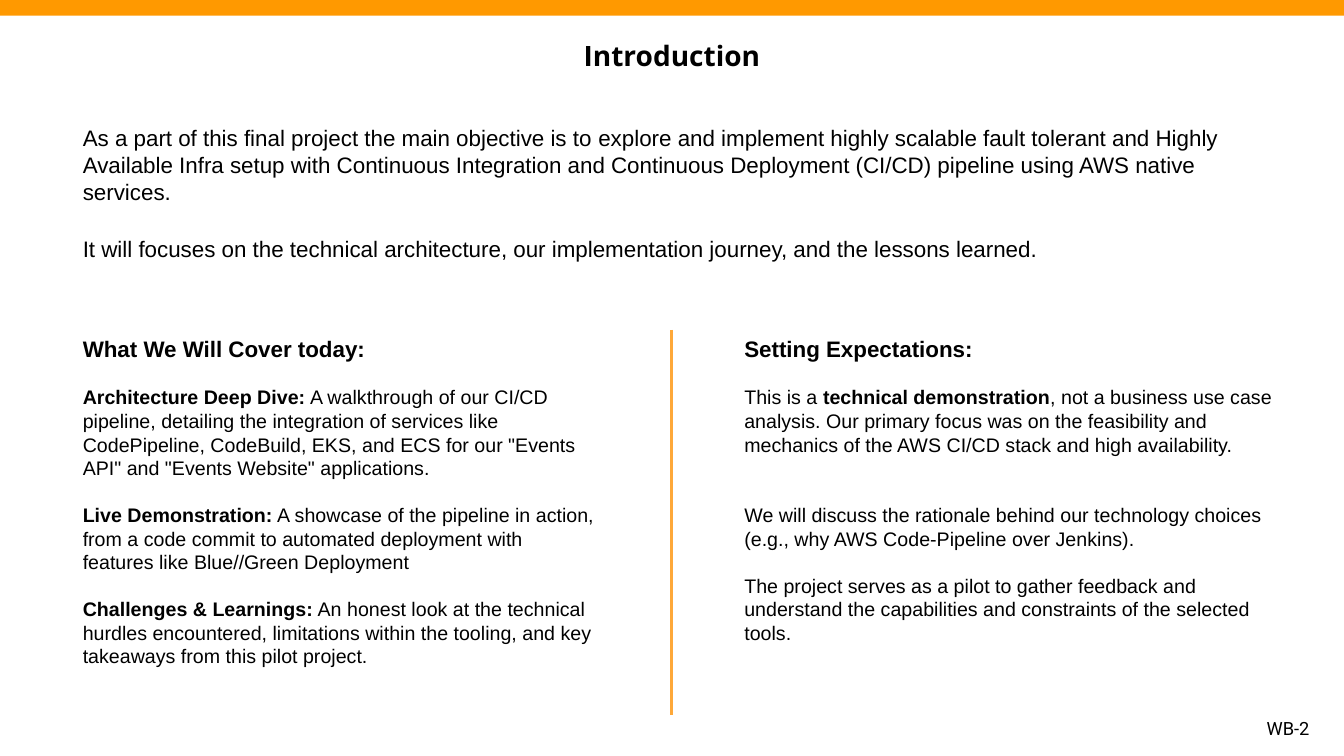
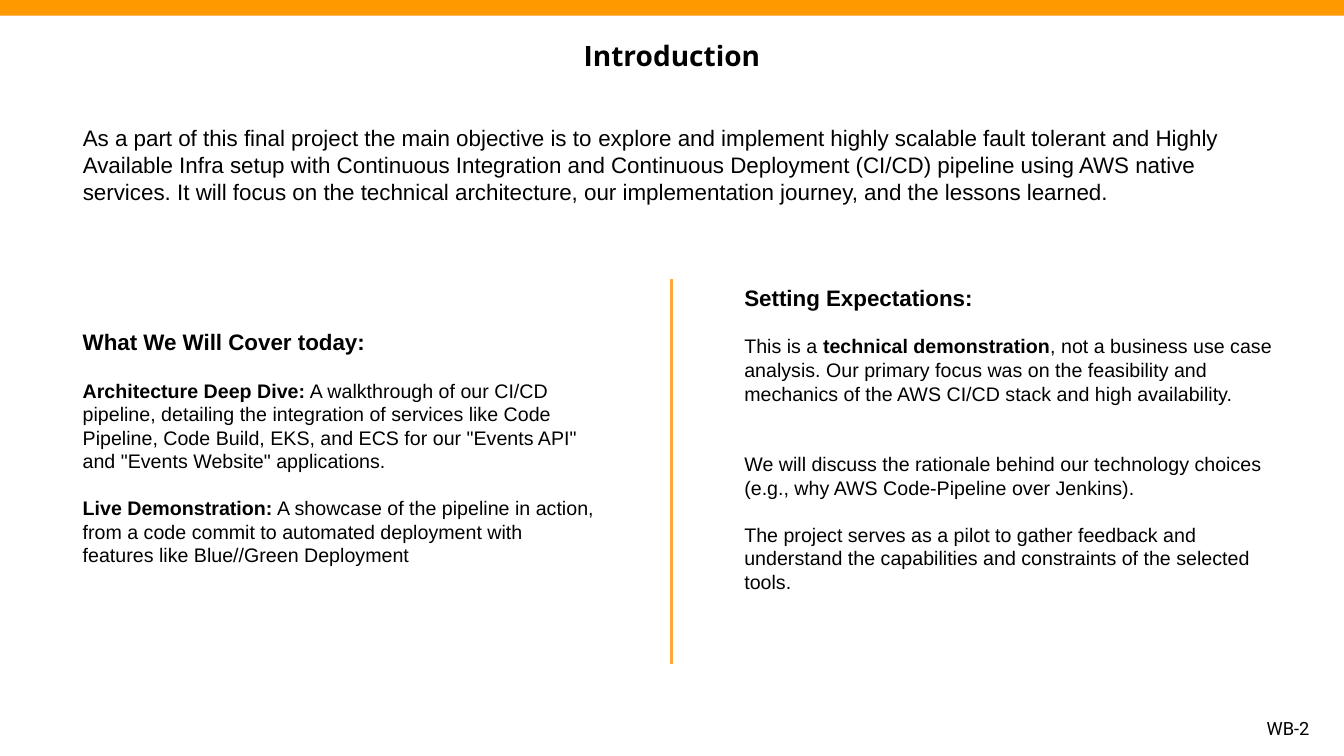
Before and after one commit to satissssss/AWSFinalProject, a slide deck: slide 2 of AWS-FinalProject-MJS.pptx. Drawn at 1344x756 pixels with LibreOffice and Linux fonts; fonts in the diff are those of the drawing; background and template pictures are left out. Boxes give left, top, right and bottom in pixels: in the first picture for what was removed or moved away, otherwise in the second. Text is boxed around its words. In the diff, an @@ line names an element or a change of style, - is before the commit and + after.

Commit message:
ppt upd

```diff
--- a/AWS-FinalProject-MJS.pptx
+++ b/AWS-FinalProject-MJS.pptx
@@ text at bbox=[83, 129, 1218, 205]: text changed @@
-As a part of this final project the main objective is to explore and implement highly scalable fault tolerant and Highly Available Infra setup with Continuous Integration and Continuous Deployment (CI/CD) pipeline using AWS native services.
-It will focuses on the technical architecture, our implementation journey, and the lessons learned.
+As a part of this final project the main objective is to explore and implement highly scalable fault tolerant and Highly Available Infra setup with Continuous Integration and Continuous Deployment (CI/CD) pipeline using AWS native services. It will focus on the technical architecture, our implementation journey, and the lessons learned.
@@ line moved from (671, 330) - (671, 716) to (671, 279) - (671, 664) @@
@@ text "Setting Expectations:": place and size @@
-text "Setting Expectations:" at bbox=[744, 340, 1271, 641]
+text "Setting Expectations:" at bbox=[744, 289, 1271, 590]
@@ text "What We Will Cover today:": place and size @@
-text "What We Will Cover today:" at bbox=[83, 340, 594, 667]
+text "What We Will Cover today:" at bbox=[83, 333, 594, 566]
@@ text at bbox=[83, 383, 577, 472]: spaces changed @@
-Architecture Deep Dive: A walkthrough of our CI/CD pipeline, detailing the integration of services like CodePipeline, CodeBuild, EKS, and ECS for our "Events API" and "Events Website" applications.
+Architecture Deep Dive: A walkthrough of our CI/CD pipeline, detailing the integration of services like Code Pipeline, Code Build, EKS, and ECS for our "Events API" and "Events Website" applications.
@@ text at bbox=[83, 601, 592, 667]: paragraph removed @@
-Challenges & Learnings: An honest look at the technical hurdles encountered, limitations within the tooling, and key takeaways from this pilot project.
```
Also in this commit, not shown: 1 slide added, 1 other file.
